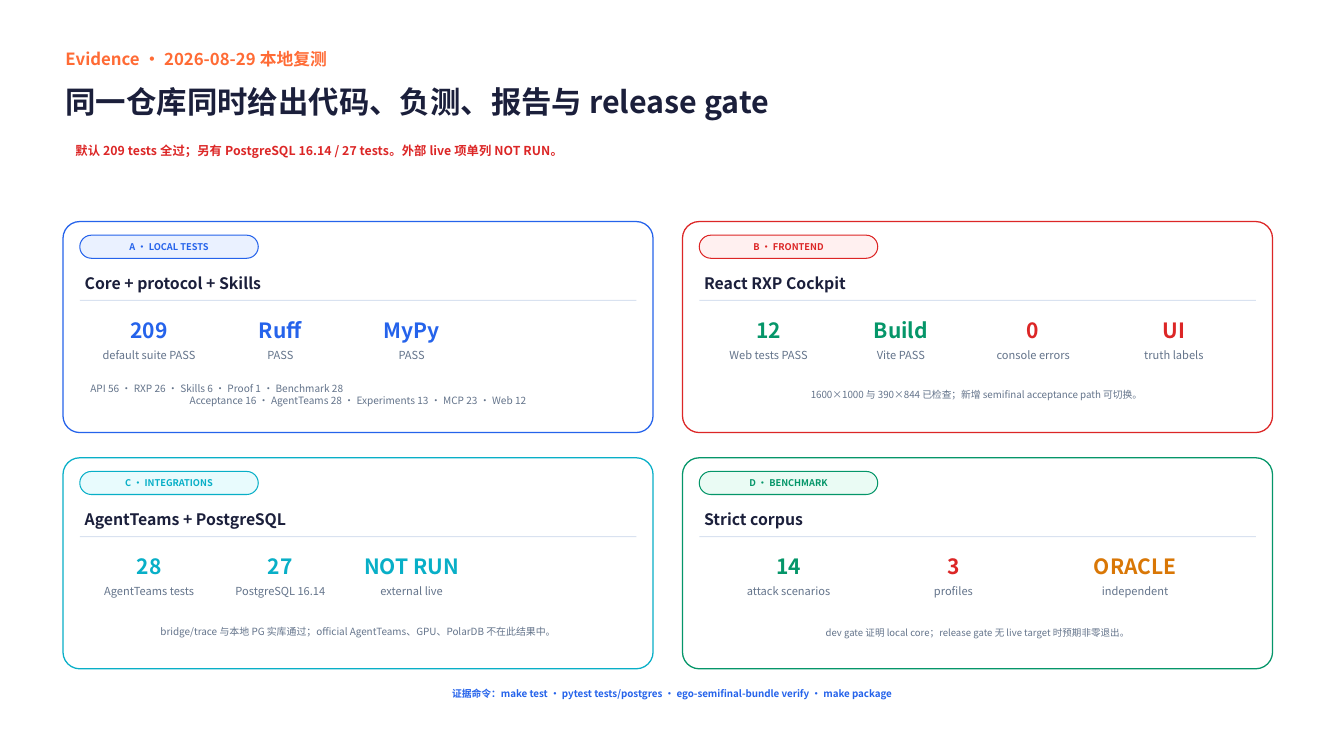
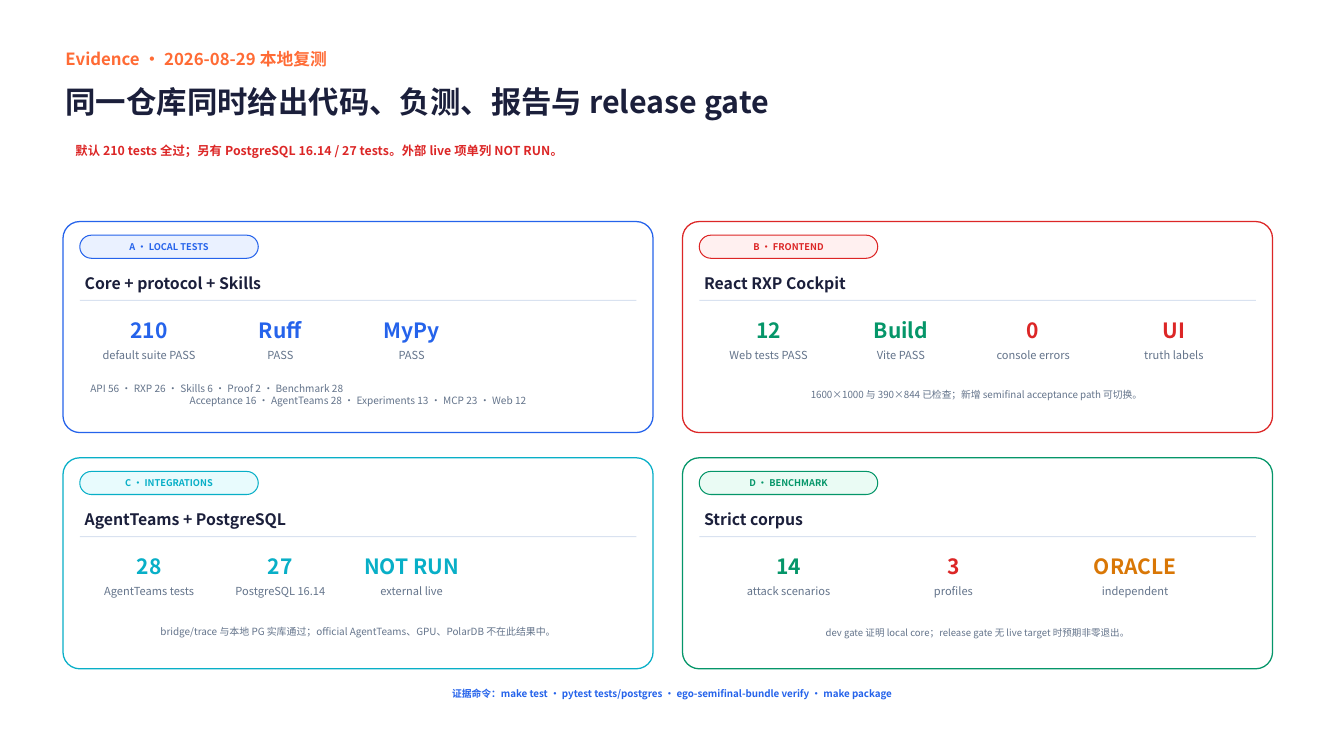
Before and after one commit to Sorasky681/ego_agent_infra_secure_memory, a slide deck: slide 12 of submission/EgoAgentOS_GOAI_Agent_Infra_复赛方案.pptx. Drawn at 1344x756 pixels with LibreOffice and Linux fonts; fonts in the diff are those of the drawing. Boxes give left, top, right and bottom in pixels: in the first picture for what was removed or moved away, otherwise in the second. Text is boxed around its words. In the diff, an @@ line names an element or a change of style, - is before the commit and + after.

Commit message:
Freeze semifinal benchmark and proof evidence

```diff
--- a/submission/EgoAgentOS_GOAI_Agent_Infra_复赛方案.pptx
+++ b/submission/EgoAgentOS_GOAI_Agent_Infra_复赛方案.pptx
@@ text at [75,144,562,158]: text changed @@
-默认 209 tests 全过；另有 PostgreSQL 16.14 / 27 tests。外部 live 项单列 NOT RUN。
+默认 210 tests 全过；另有 PostgreSQL 16.14 / 27 tests。外部 live 项单列 NOT RUN。
@@ text at [130,322,167,339]: text changed @@
-209
+210
@@ text at [90,384,526,407]: text changed @@
-API 56 · RXP 26 · Skills 6 · Proof 1 · Benchmark 28
-Acceptance 16 · AgentTeams 28 · Experiments 13 · MCP 23 · Web 12
+API 56 · RXP 26 · Skills 6 · Proof 2 · Benchmark 28
+Acceptance 16 · AgentTeams 28 · Experiments 13 · MCP 23 · Web 12
```
Also in this commit, not shown: 15 other files.
